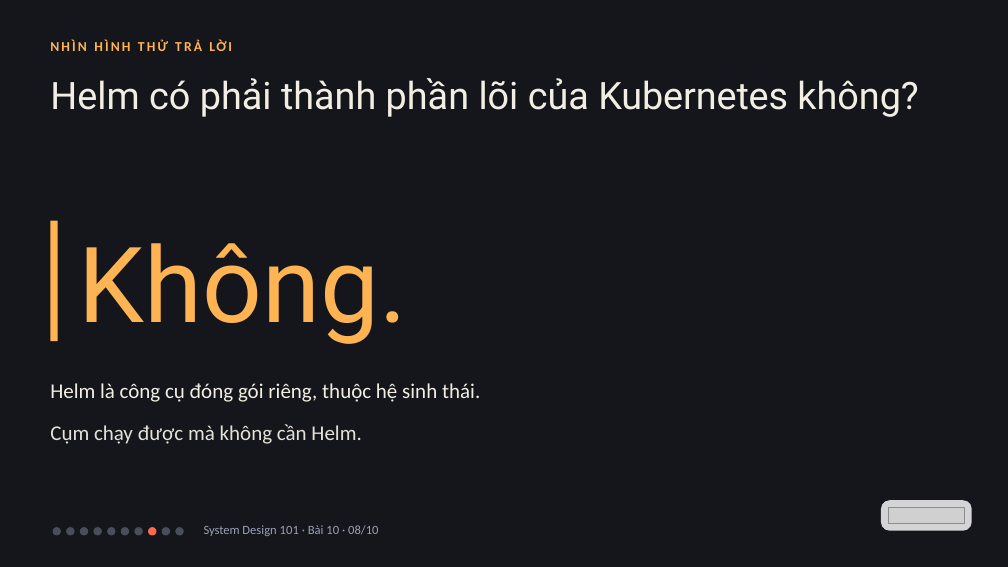
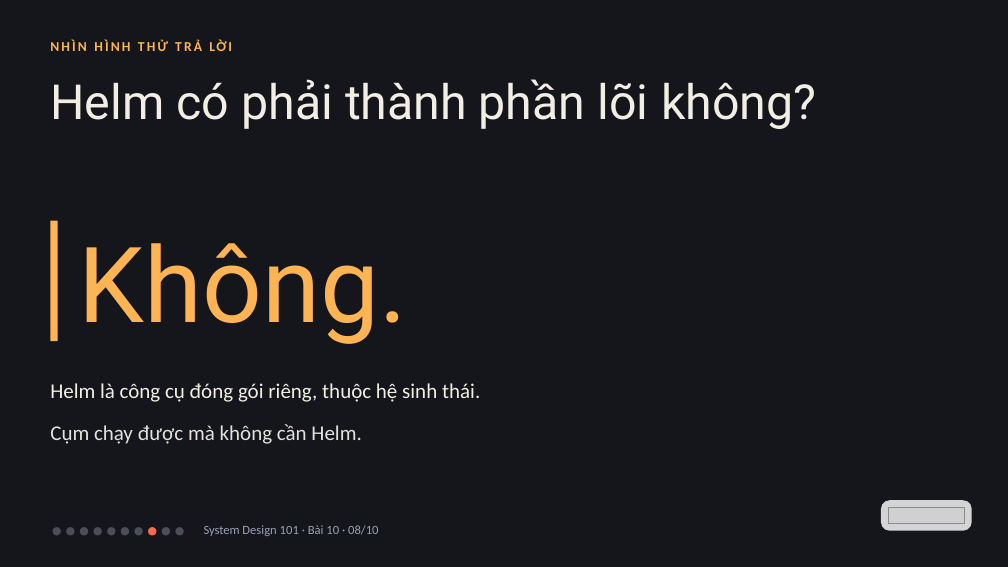
Before and after one commit to vohoailinh90/tool-marketing-studio, a slide deck: slide 8 of system-design-101/vi/lessons/sd-13-010/slides/sd-13-010.pptx. Drawn at 1008x567 pixels with LibreOffice and Linux fonts; fonts in the diff are those of the drawing; grey boxes stand for pictures. Boxes give left, top, right and bottom in pixels: in the first picture for what was removed or moved away, otherwise in the second. Text is boxed around its words. In the diff, an @@ line names an element or a change of style, - is before the commit and + after.

```diff
--- a/system-design-101/vi/lessons/sd-13-010/slides/sd-13-010.pptx
+++ b/system-design-101/vi/lessons/sd-13-010/slides/sd-13-010.pptx
@@ text at (50, 79, 816, 129): text changed; size 54 to 69 pt @@
-Helm có phải thành phần lõi của Kubernetes không?
+Helm có phải thành phần lõi không?
```
Also in this commit, not shown: 8 other files.
